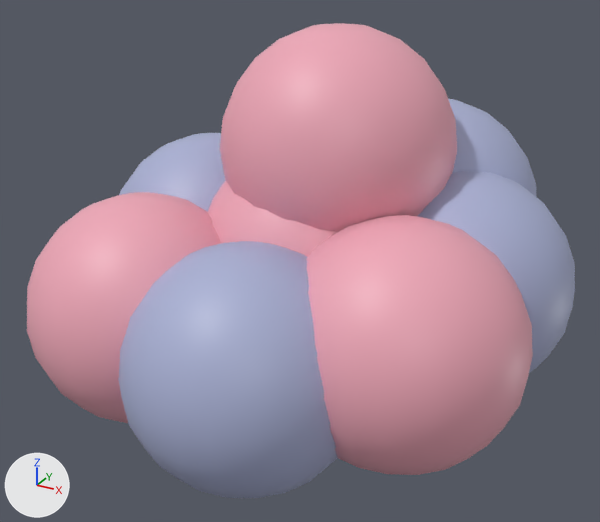
Two versions of the glTF model assets/models/nucleus.glb, one commit apart.
Rendered twice from a 50 mm camera at (1.54, -2.86, 2.11) aimed at (0.0, -0.06, 0.71). Every picture has the same lights, and +X, +Y and +Z are marked at lower left. The picture after the commit comes second. Where no turn or scale is listed for an object, it has been applied to the vertices.

Objects in the first picture: 'nucleus_nuclear_coral', 'nucleus_nuclear_indigo'.
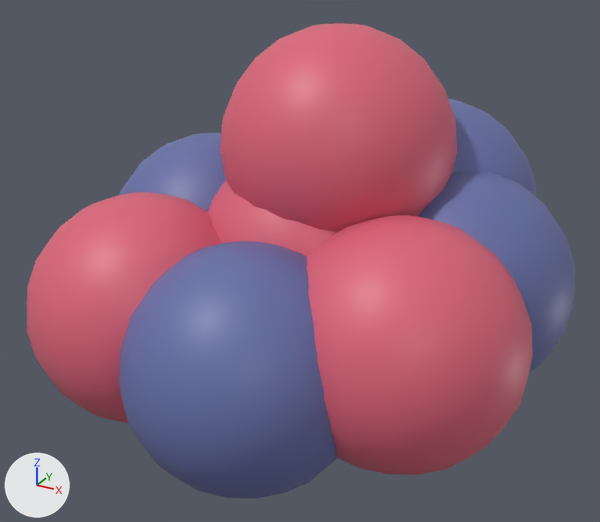
Pixel boxes (x1, y1, x2, y2) of what changed, in the pictures (600 x 522 px):
```json
{"object": "nucleus_nuclear_coral", "change": "recoloured", "before": [27, 23, 533, 475], "after": [27, 23, 533, 475], "on screen": "pink to red"}
{"object": "nucleus_nuclear_indigo", "change": "recoloured", "before": [118, 99, 575, 498], "after": [118, 99, 575, 498], "on screen": "darker"}
```

Scene script edits in JSON lines:
```json
{"op": "set", "path": "mat_nuclear_coral.base_color", "old": "(0.867, 0.392, 0.478)", "new": "(0.723, 0.127, 0.195)", "note": "pink #efa8b8 -> red #dd647a"}
{"op": "set", "path": "mat_nuclear_indigo.base_color", "old": "(0.4, 0.439, 0.659)", "new": "(0.133, 0.162, 0.392)", "note": "blue #aab1d4 -> blue #6670a8"}
```
